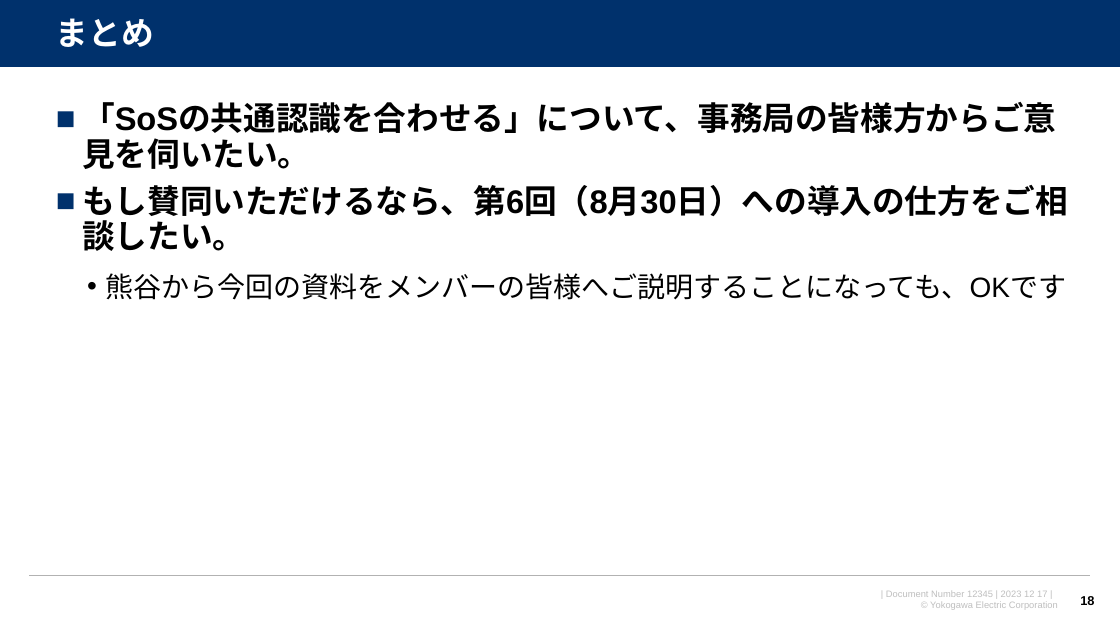
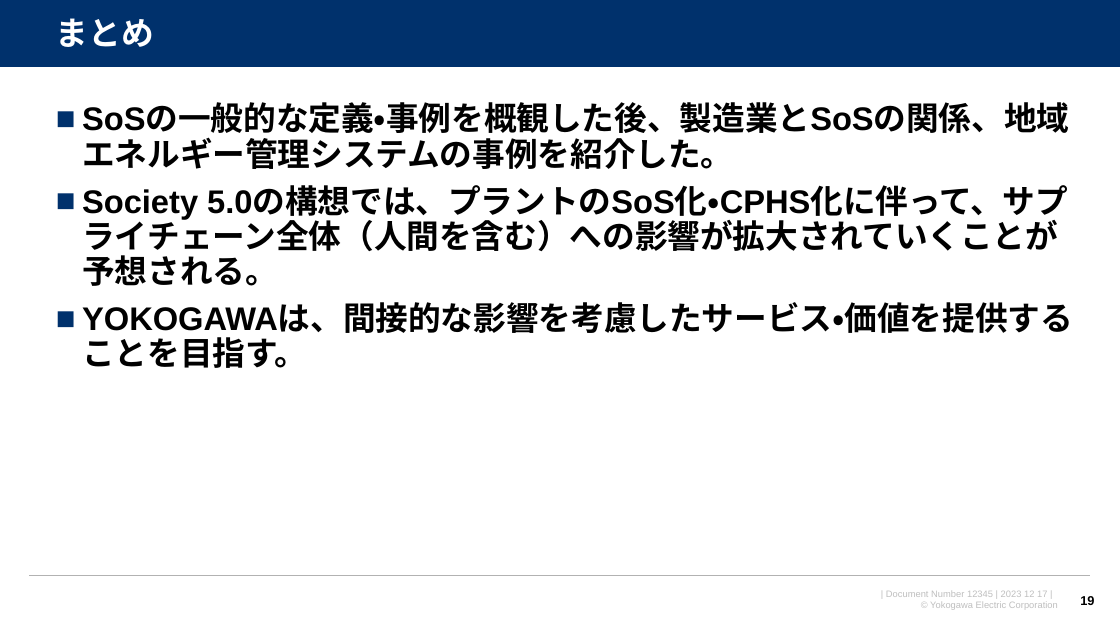
Before and after one commit to watarukumagai-git/opt, a slide deck: slide 19 of SoS/conf2023/231217_横幹連合コンファレンス_熊谷.pptx (slide 18 before the commit). Drawn at 1120x630 pixels with LibreOffice and Linux fonts; fonts in the diff are those of the drawing; background and template pictures are left out. Boxes give left, top, right and bottom in pixels: in the first picture for what was removed or moved away, otherwise in the second. Text is boxed around its words. In the diff, an @@ line names an element or a change of style, - is before the commit and + after.

```diff
--- a/SoS/conf2023/231217_横幹連合コンファレンス_熊谷.pptx
+++ b/SoS/conf2023/231217_横幹連合コンファレンス_熊谷.pptx
@@ text at [82,104,1073,368]: text changed @@
-■ 「SoSの共通認識を合わせる」について、事務局の皆様方からご意見を伺いたい。
-■ もし賛同いただけるなら、第6回（8月30日）への導入の仕方をご相談したい。
-  • 熊谷から今回の資料をメンバーの皆様へご説明することになっても、OKです
+■ SoSの一般的な定義・事例を概観した後、製造業とSoSの関係、地域エネルギー管理システムの事例を紹介した。
+■ Society 5.0の構想では、プラントのSoS化・CPHS化に伴って、サプライチェーン全体（人間を含む）への影響が拡大されていくことが予想される。
+■ YOKOGAWAは、間接的な影響を考慮したサービス・価値を提供することを目指す。
```
Also in this commit, not shown: 12 other slides changed, 3 slides added, 2 slides removed.
